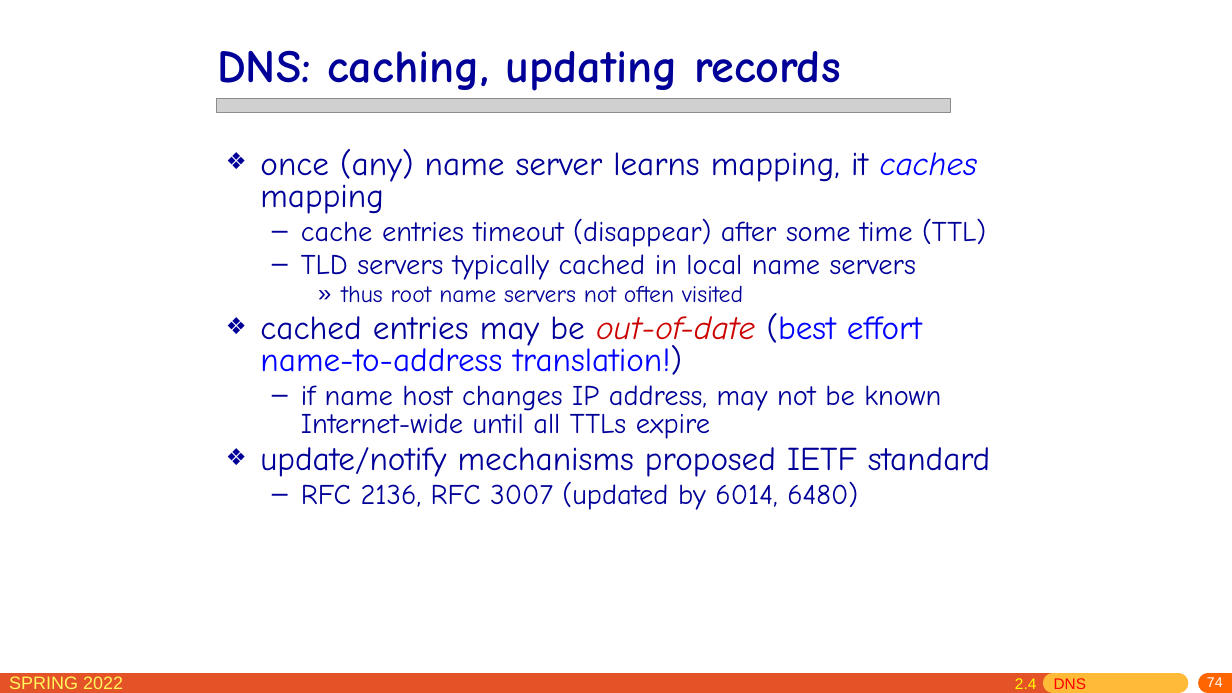
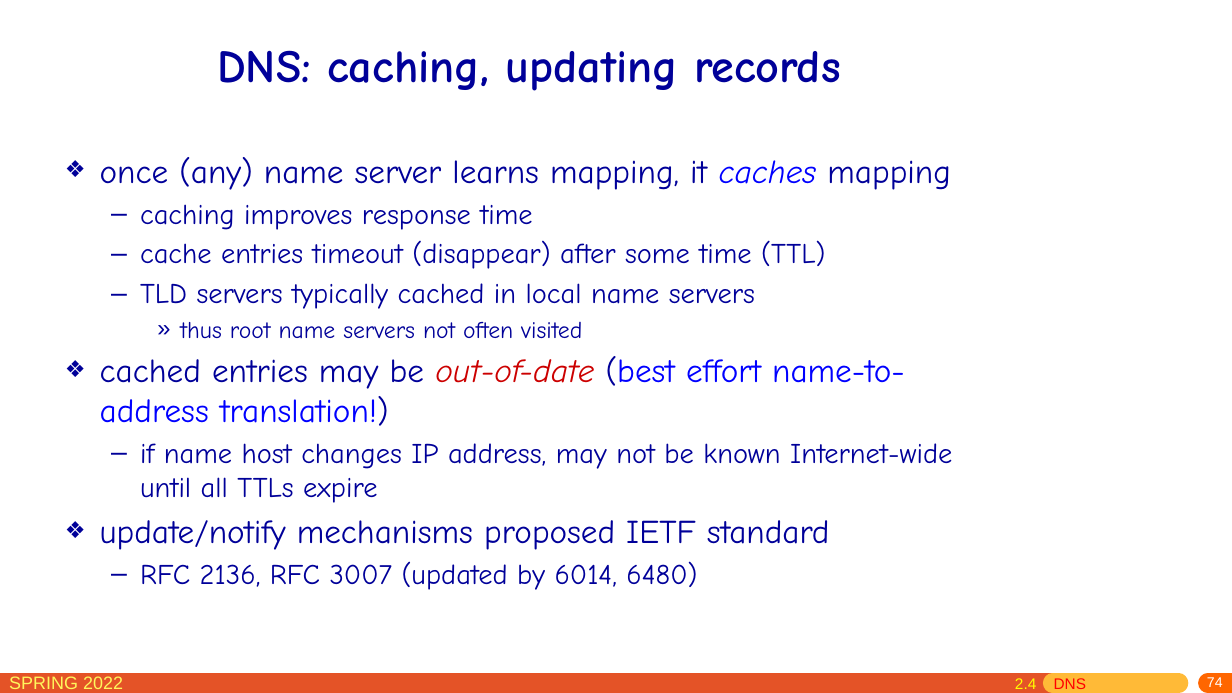
Before and after one commit to network-whu/slides, a slide deck: slide 74 of pptx/chapter2.pptx. Drawn at 1232x693 pixels with LibreOffice and Linux fonts; fonts in the diff are those of the drawing; grey boxes stand for pictures. Boxes give left, top, right and bottom in pixels: in the first picture for what was removed or moved away, otherwise in the second. Text is boxed around its words. In the diff, an @@ line names an element or a change of style, - is before the commit and + after.

```diff
--- a/pptx/chapter2.pptx
+++ b/pptx/chapter2.pptx
@@ picture removed at (216,98,951,113) @@
@@ text "once (any) name server learns ...": place and size @@
-text "once (any) name server learns ..." at (260,149,990,510)
+text "once (any) name server learns ..." at (100,157,952,590)
@@ text at (100,157,952,590): line spacing 0.8 to 1 @@
@@ text at (140,204,532,230): paragraph added @@
+  – caching improves response time
```
Also in this commit, not shown: 61 other slides changed, 1 slide added, 1 other file.
